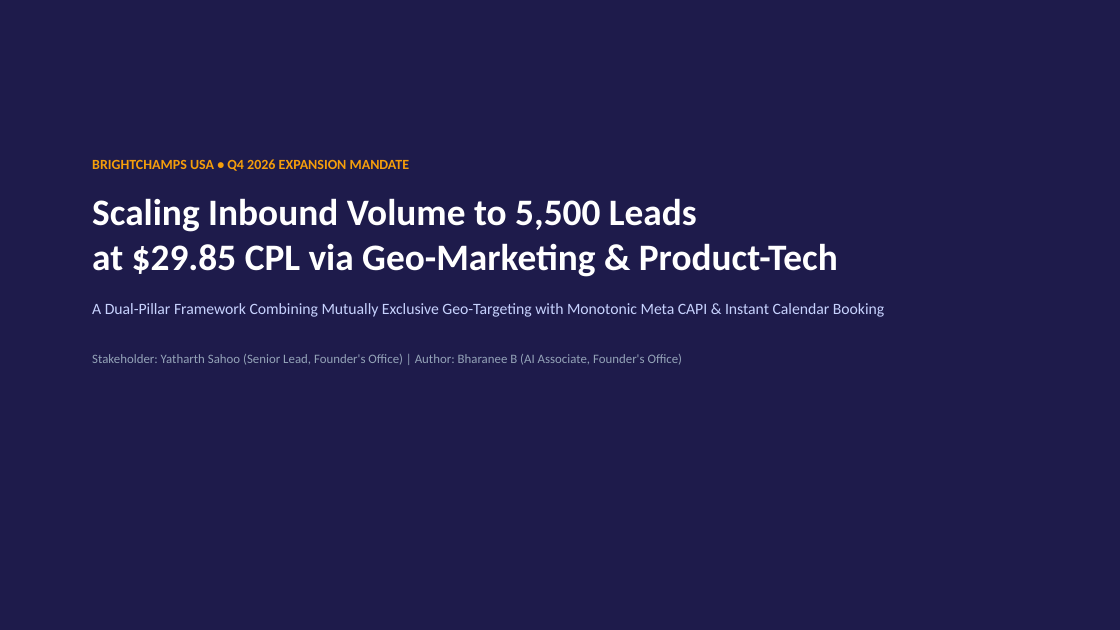
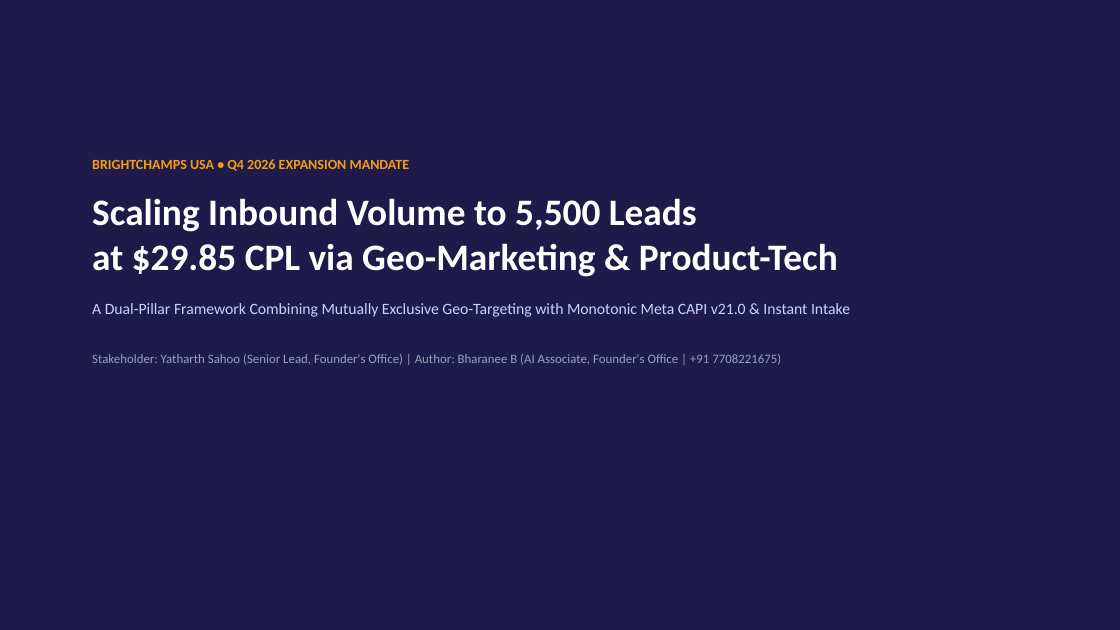
Before and after one commit to Totto1403/brightchamps-r2, a slide deck: slide 1 of deliverables/BrightCHAMPS_USA_Q4_Strategy_Deck.pptx. Drawn at 1120x630 pixels with LibreOffice and Linux fonts; fonts in the diff are those of the drawing. Boxes give left, top, right and bottom in pixels: in the first picture for what was removed or moved away, otherwise in the second. Text is boxed around its words. In the diff, an @@ line names an element or a change of style, - is before the commit and + after.

```diff
--- a/deliverables/BrightCHAMPS_USA_Q4_Strategy_Deck.pptx
+++ b/deliverables/BrightCHAMPS_USA_Q4_Strategy_Deck.pptx
@@ text at (x1=92, y1=303, x2=850, y2=365): text changed; size 13.5 to 11 pt; text colour #C7D2FE to #94A3B8 @@
-A Dual-Pillar Framework Combining Mutually Exclusive Geo-Targeting with Monotonic Meta CAPI & Instant Calendar Booking
-Stakeholder: Yatharth Sahoo (Senior Lead, Founder's Office) | Author: Bharanee B (AI Associate, Founder's Office)
+A Dual-Pillar Framework Combining Mutually Exclusive Geo-Targeting with Monotonic Meta CAPI v21.0 & Instant Intake
+Stakeholder: Yatharth Sahoo (Senior Lead, Founder's Office) | Author: Bharanee B (AI Associate, Founder's Office | +91 7708221675)
```
Also in this commit, not shown: 10 other slides changed, 13 other files.
